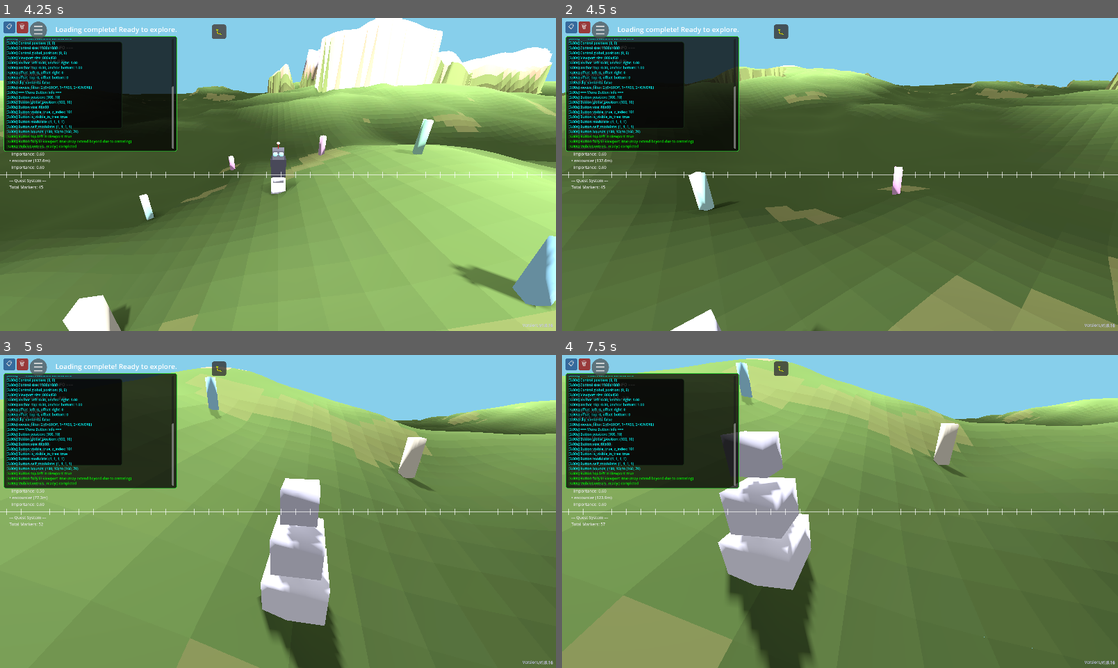
Above: before the commit, frames 1-4 (two rows, left to right).
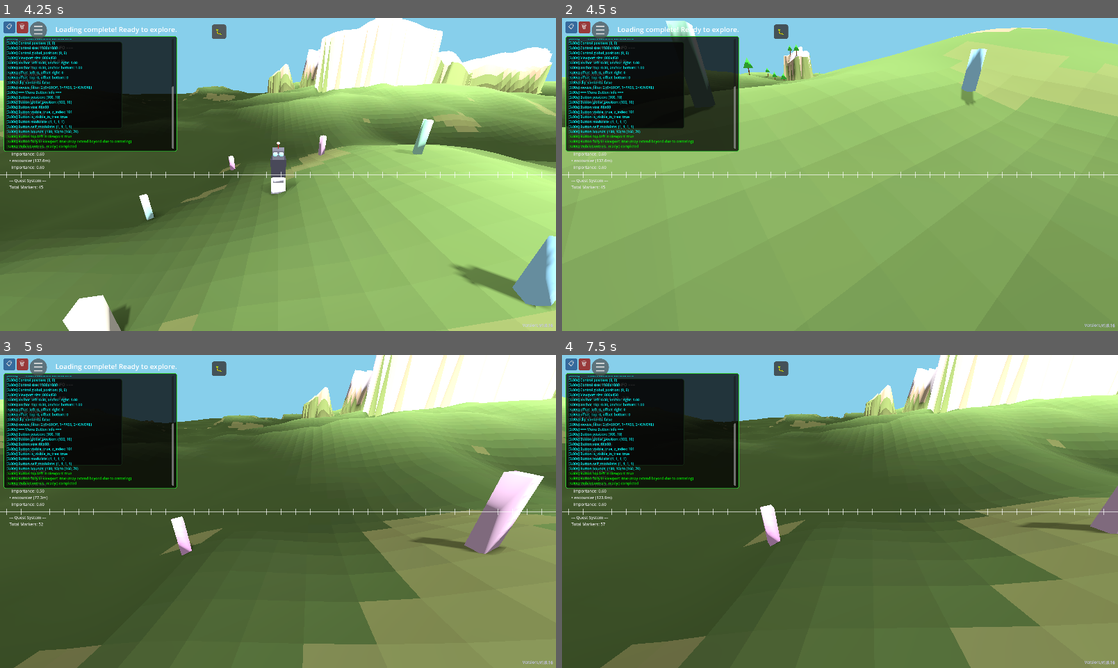
Above: after the commit, the same moments.

Repository: felix-dieterle/YouGame_godot4_public
Game: Godot game, scene res://scenes/main.tscn
The game is run twice, just before and just after one commit, with the same random seed, the same clock (stepped at 60 frames per second) and the same inputs.
Inputs (mouse positions are in pixels of both pictures, inside the frame that each line leads up to):
- Up to frame 1 (4.25 s): click "📋" at 0.5 s; click "🗑" at 1.25 s; click "☰" at 2 s; click "▶ Resume Game" at 2.75 s; click "🐛" at 3.5 s
- Up to frame 2 (4.5 s): tap Enter at 4.25 s; move the mouse to (962, 158) at 4.27 s; hold Right (ui_right) from 4.28 s (still down); hold V (toggle_camera_view) from 4.28 s (still down); click (962, 158) at 4.42 s
- Up to frame 3 (5 s): keep holding Right (ui_right); keep holding V (toggle_camera_view)
- Up to frame 4 (7.5 s): release Right (ui_right) at 5 s; release V (toggle_camera_view) at 5 s; drag from (728, 527) to (812, 574) at 5.02 s; move the mouse to (895, 442) at 5.77 s; hold Right (ui_right) 5.78-6.5 s; hold V (toggle_camera_view) 5.78-6.5 s; drag from (812, 574) to (673, 464) at 6.52 s; tap Space at 7.25 s; move the mouse to (1006, 558) at 7.27 s; hold Left (ui_left) from 7.28 s (still down); hold V (toggle_camera_view) from 7.28 s (still down)

Frame 1 is identical in both runs. In frame 2, 78% of the frame differs, in the area x 0-100%, y 0-100%; in frame 3, 78%; in frame 4, 67%.

Commit message:
Invert camera view in first-person mode by rotating 180°
Co-authored-by: felix-dieterle <1490062+felix-dieterle@users.noreply.github.com>

Diff:
--- a/scripts/player.gd
+++ b/scripts/player.gd
@@ -192,8 +192,9 @@
     if camera:
         if is_first_person:
             camera.position = Vector3(0, first_person_height, 0)
-            # In first-person, camera inherits player's rotation automatically
-            # No need to set rotation - let it follow the player's Y rotation
+            # In first-person, rotate 180° to look in opposite direction
+            # Third-person camera looks at player's face, so first-person should look backward
+            camera.rotation.y = PI
         else:
             camera.position = Vector3(0, camera_height, camera_distance)
             camera.look_at(global_position, Vector3.UP)
